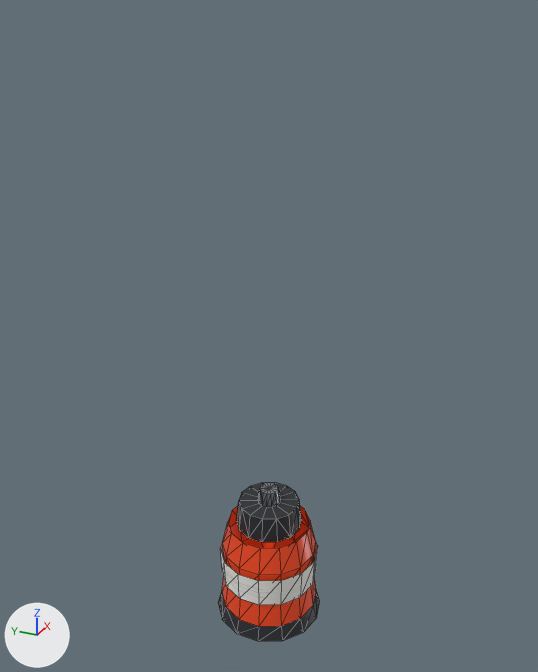
The glTF model build/environment/ink_pod.glb, before and after one commit.
Camera for both pictures: a 50 mm lens placed at (-1.123, -0.505, 1.194), pointed at (0.021, 0.009, 0.622). Arrows for +X, +Y and +Z are at lower left; the lights stay in place. The older version comes first. Mesh edges are drawn as thin lines. Vertices at exactly the same position are counted once.

Names of what the first picture shows: 'Ink_Pod'.
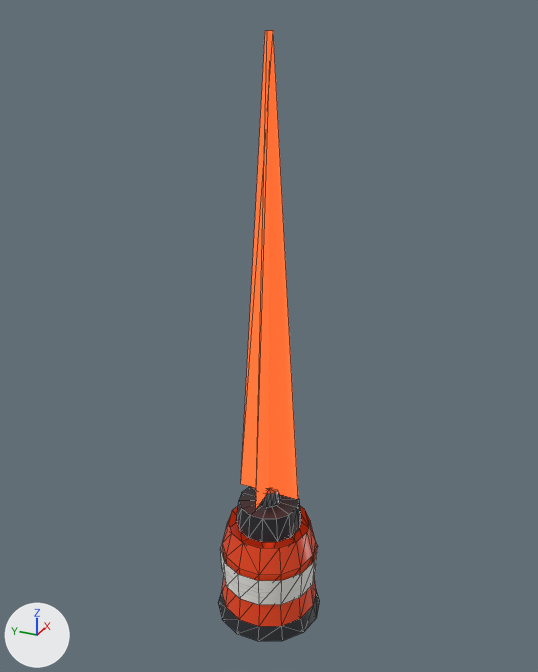
The newer file is also rescaled (x1.345) as a whole; pictures and numbers use the older file's frame.

What differs and where, as boxes (x1, y1, x2, y2) in the pictures (538 x 672 px; the box of a moved part takes in the faces that stretch with it):
'Ink_Pod', reshaped (282% taller): before (218, 482, 320, 641); after (218, 30, 320, 641)
part 1 of me_ink_pod_mesh, moved or reshaped: before (219, 489, 317, 641); after (219, 30, 317, 641)

Patch to the scene script:
```diff
--- a/build/environment/ink_pod.glb.py
+++ b/build/environment/ink_pod.glb.py
@@ mat_ink_beacon @@
+mat_ink_beacon = principled_material('Ink_Beacon')
+mat_ink_beacon.base_color = (0.888, 0.117, 0.0242)  # orange #f2602b
+mat_ink_beacon.roughness = 0.9
+mat_ink_beacon.emission_color = (0.888, 0.117, 0.0242)  # orange #f2602b
+mat_ink_beacon.emission_strength = 1.0
@@ me_ink_pod_mesh @@
 # used by ob_ink_pod; location = (0.0, 0.0, 0.0)
-me_ink_pod_mesh.from_pydata(...)  # 161 vertices, 294 faces; spans x -0.107..0.107, y -0.11..0.11, z 0.0..0.299
+me_ink_pod_mesh.from_pydata(...)  # 169 vertices, 298 faces; spans x -0.107..0.107, y -0.11..0.11, z 0.0..1.145
+# me_ink_pod_mesh part 1
+# 38 faces are deleted
+# 8 vertices are added at x -0.063..0.063, y -0.063..0.063, z 0.29..1.145
+# 16 new faces join them, mat_plastic_black (black #26282d)
+# 10 new faces join them, mat_ink_exhibitfy (orange #d93e15)
+# 6 new faces join them, mat_paper_loose (picture img_env_paper)
+# 6 new faces join them, mat_steel_trim (grey #aeb3ba)
+# 4 new faces join them, mat_ink_beacon (orange #f2602b, glowing orange #f2602b)
 me_ink_pod_mesh.materials.append(mat_plastic_black)
@@ me_ink_pod_mesh @@
 me_ink_pod_mesh.materials.append(mat_steel_trim)
+me_ink_pod_mesh.materials.append(mat_ink_beacon)  # orange #f2602b, glowing orange #f2602b
```
